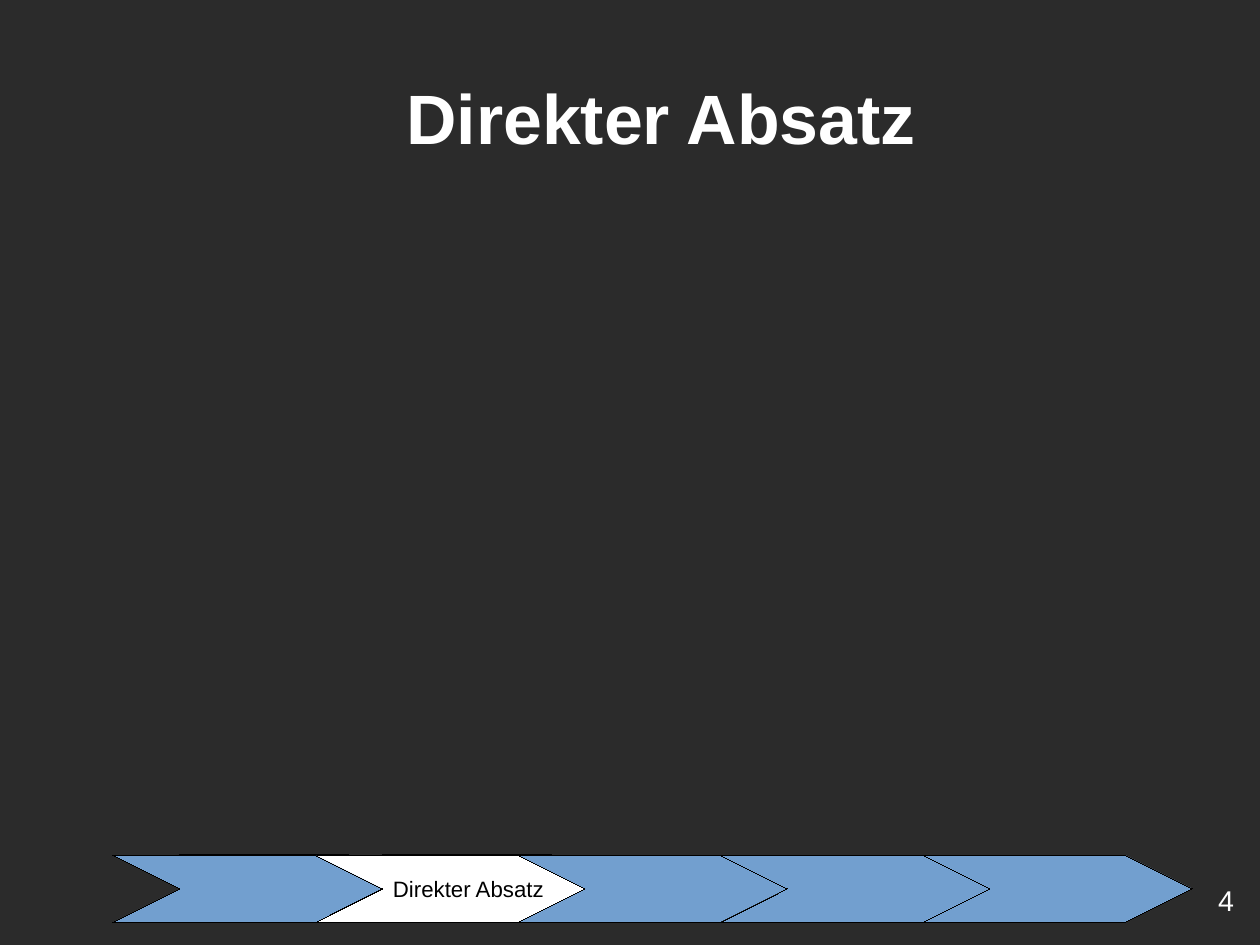
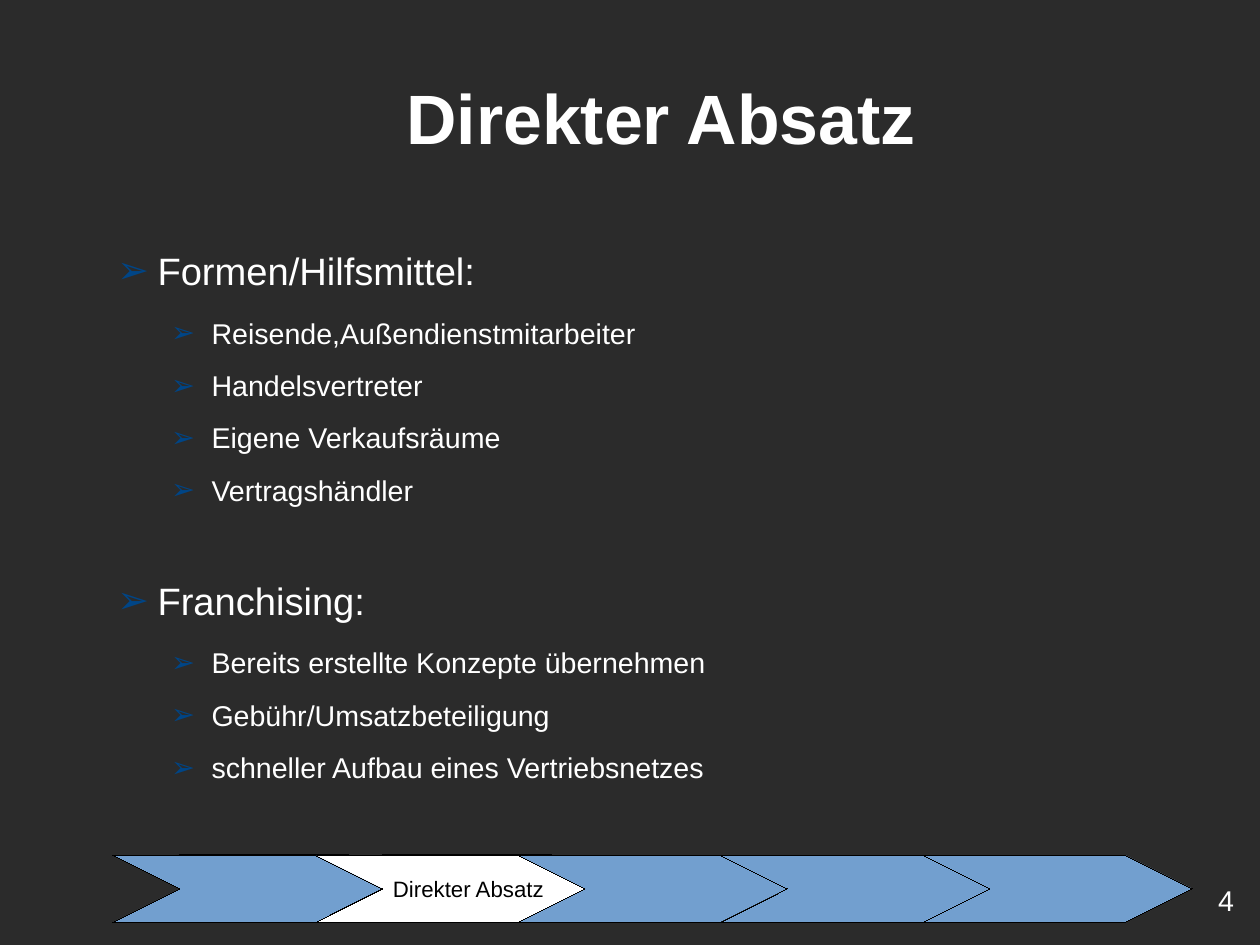
Before and after one commit to ChristianMarzianGithub/WGBlockWoche2Praesentation, a slide deck: slide 4 of TemplateHellGrauBlau.odp. Drawn at 1260x945 pixels with LibreOffice and Linux fonts; fonts in the diff are those of the drawing; background and template pictures are left out; a plain dark background stands for a picture behind light text. Boxes give left, top, right and bottom in pixels: in the first picture for what was removed or moved away, otherwise in the second. Text is boxed around its words. In the diff, an @@ line names an element or a change of style, - is before the commit and + after.

```diff
--- a/TemplateHellGrauBlau.odp
+++ b/TemplateHellGrauBlau.odp
@@ text added at [158, 257, 705, 779], 18 pt, text #FFFFFF @@
+➢ Formen/Hilfsmittel:
+  ➢ Reisende,Außendienstmitarbeiter
+  ➢ Handelsvertreter
+  ➢ Eigene Verkaufsräume
+  ➢ Vertragshändler
+➢ Franchising:
+  ➢ Bereits erstellte Konzepte übernehmen
+  ➢ Gebühr/Umsatzbeteiligung
+  ➢ schneller Aufbau eines Vertriebsnetzes
```
Also in this commit, not shown: 6 other slides changed.
